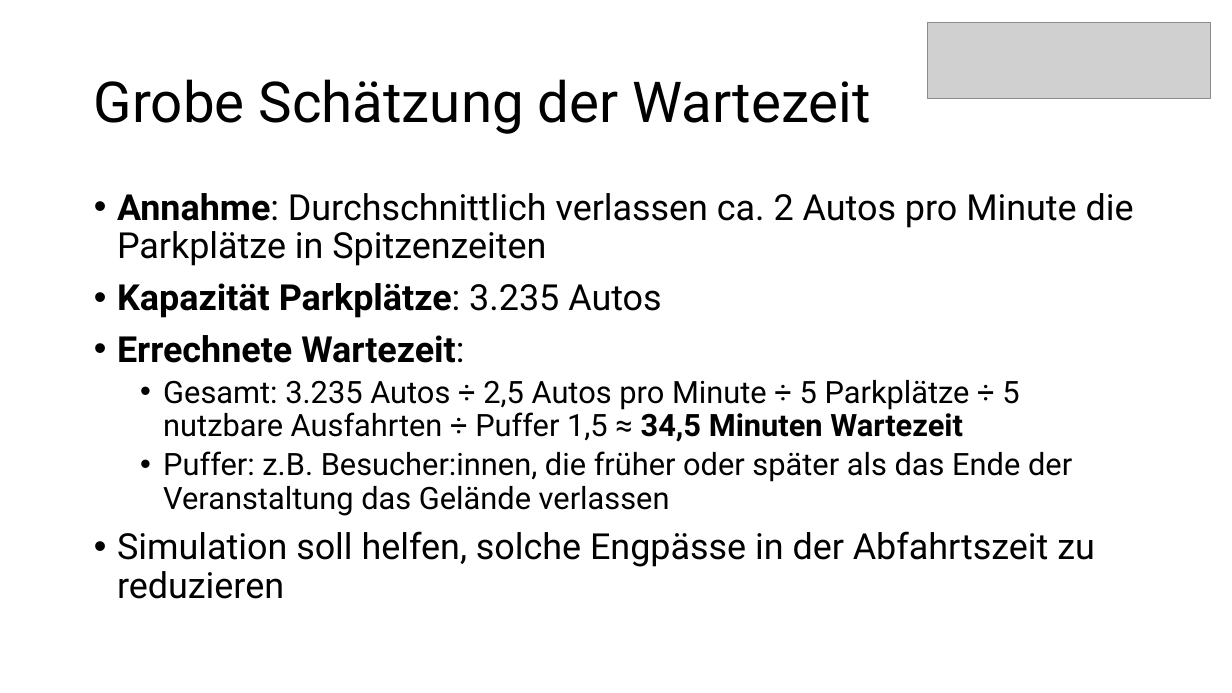
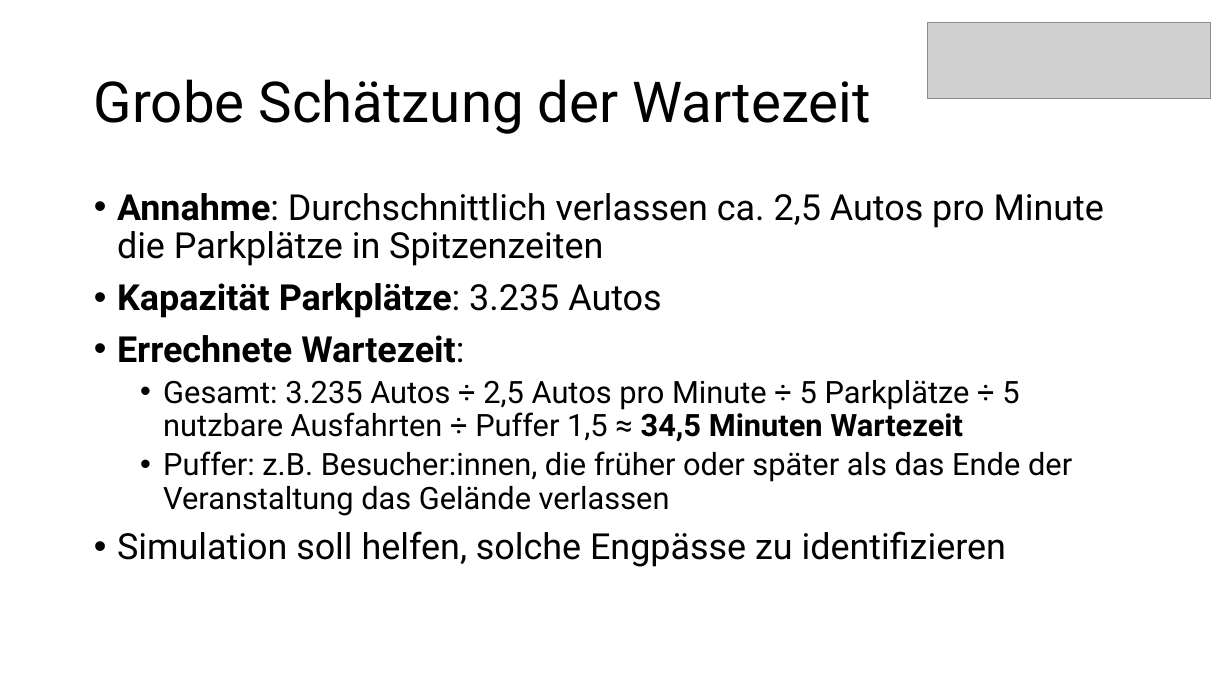
Before and after one commit to MARS-Group-HAW/model-soh, a slide deck: slide 4 of SOHBigEventBox/docs/milestones_presentation.pptx. Drawn at 1232x693 pixels with LibreOffice and Linux fonts; fonts in the diff are those of the drawing; grey boxes stand for pictures. Boxes give left, top, right and bottom in pixels: in the first picture for what was removed or moved away, otherwise in the second. Text is boxed around its words. In the diff, an @@ line names an element or a change of style, - is before the commit and + after.

```diff
--- a/SOHBigEventBox/docs/milestones_presentation.pptx
+++ b/SOHBigEventBox/docs/milestones_presentation.pptx
@@ text at box(117, 193, 1104, 266): text changed @@
-• Annahme: Durchschnittlich verlassen ca. 2 Autos pro Minute die Parkplätze in Spitzenzeiten
+• Annahme: Durchschnittlich verlassen ca. 2,5 Autos pro Minute die Parkplätze in Spitzenzeiten
@@ text at box(117, 531, 1006, 567): text changed @@
-• Simulation soll helfen, solche Engpässe in der Abfahrtszeit zu reduzieren
+• Simulation soll helfen, solche Engpässe zu identifizieren
```
Also in this commit, not shown: 4 other slides changed.
